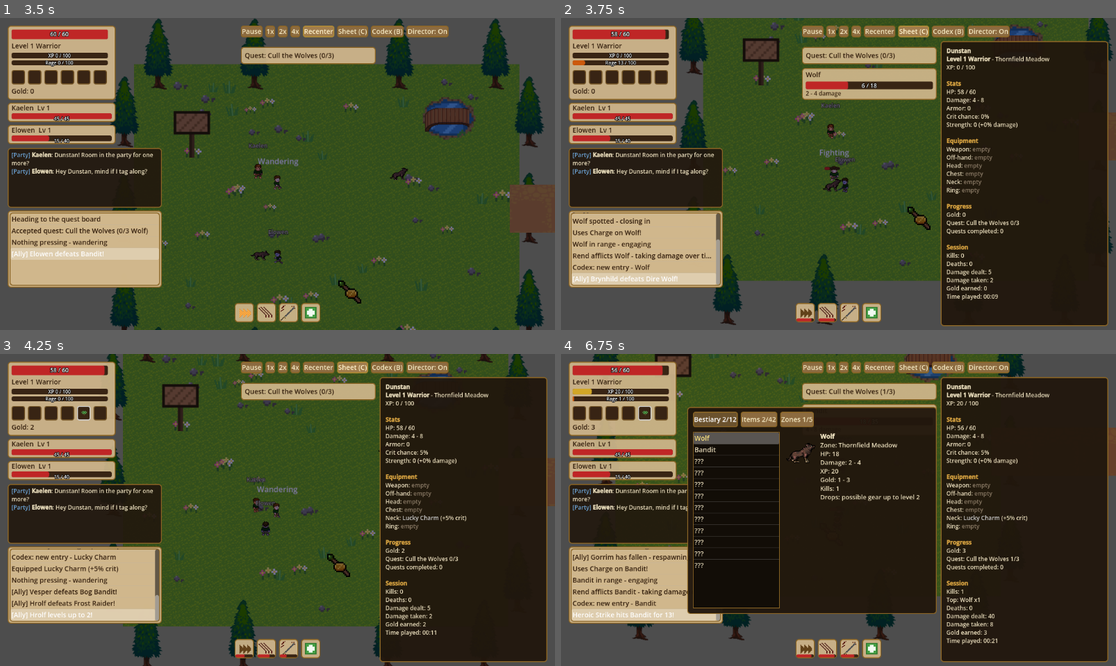
Above: before the commit, frames 1-4 (two rows, left to right).
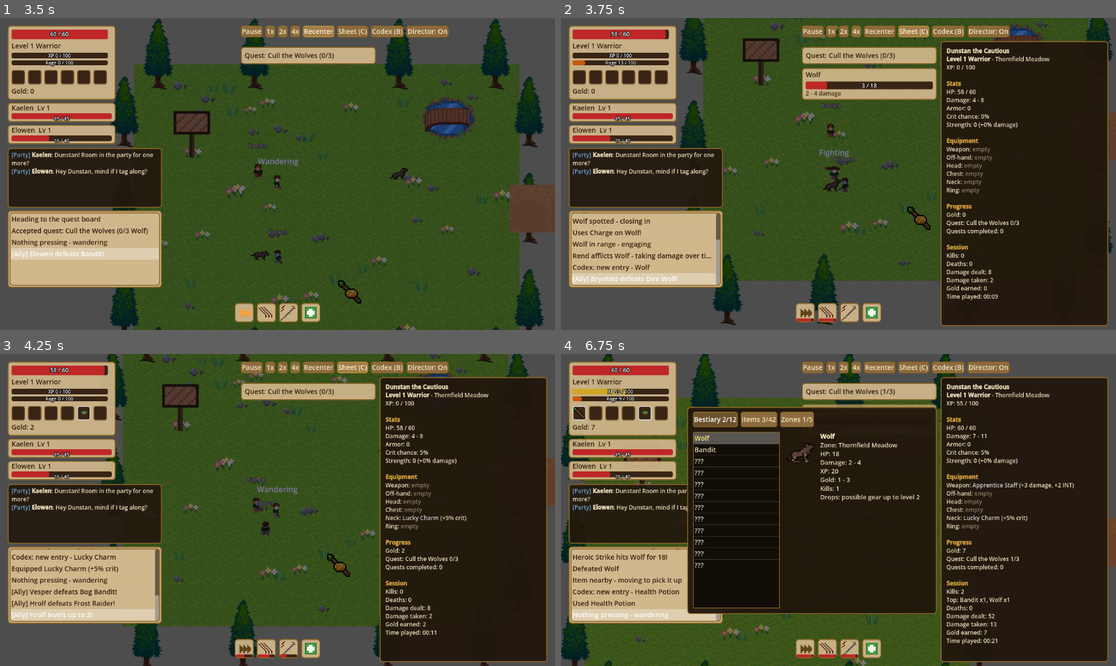
Above: after the commit, the same moments.

Repository: HexaLoid/ai-world-spectator
Game: Godot game, scene res://scenes/Main.tscn
The game is run twice, just before and just after one commit, with the same random seed, the same clock (stepped at 60 frames per second) and the same inputs.
Inputs (mouse positions are in pixels of both pictures, inside the frame that each line leads up to):
- Up to frame 1 (3.5 s): click "1x" at 0.5 s; click "2x" at 1.25 s; click "4x" at 2 s; click "Recenter" at 2.75 s
- Up to frame 2 (3.75 s): click "Sheet (C)" at 3.5 s
- Up to frame 3 (4.25 s): no input
- Up to frame 4 (6.75 s): click "Codex (B)" at 4.25 s; click "Director: On" at 5 s; click "Director: Off" at 5.75 s; click (716, 419) at 6.5 s, where only the run before the commit has a clickable "Bestiary 1/12"

Frame 1 is identical in both runs. In frame 2, 0.2% of the frame differs, in the area x 47-81%, y 9-83%; in frame 3, less than 0.1%; in frame 4, 19%, in the area x 0-100%, y 0-100%.

Commit message:
Character traits, death recap and story signals
Co-Authored-By: Claude Sonnet 5 <noreply@anthropic.com>

Diff:
--- a/scripts/autoload/game_state.gd
+++ b/scripts/autoload/game_state.gd
@@ -68,8 +68,28 @@
 ## An enemy is dying; emitted before it is freed so effects can copy its sprite.
 signal enemy_died(enemy: Node2D)
 
-## A boss moment near the character. `kind` is "victory", "defeated" or "fled".
+## A boss moment near the character. `kind` is "engaged", "victory", "defeated" or "fled".
 signal boss_event(kind: String, boss_name: String)
+
+## An item was picked up (equipped or not). `rarity` is the LootTable rarity.
+signal item_acquired(item_name: String, rarity: String)
+
+## The character turned in a quest.
+signal quest_completed(quest_name: String)
+
+## The character died. `info` feeds RecapText.build (see Character._die).
+signal death_recap(info: Dictionary)
+
+## The journal gained an entry / the Journal button asked to toggle the panel.
+signal journal_changed()
+signal journal_toggle_requested()
+
+## The run's milestones (see Journal); filled by JournalRecorder.
+var journal := Journal.new()
+
+func record_journal(t_ms: float, kind: String, text: String) -> void:
+	journal.add(t_ms, kind, text)
+	journal_changed.emit()
 
 ## The speed the human last chose (0 = paused); slow-motion restores to this.
 var user_time_scale: float = 1.0
--- a/scripts/entities/character.gd
+++ b/scripts/entities/character.gd
@@ -44,6 +44,15 @@
 var equipment: Dictionary = {}
 var gold: int = 0
 var character_name: String = ""
+## Personality trait id (see TraitTable). Empty = rolled in _ready with `rng`;
+## the sim harness can force one.
+@export var character_trait: String = ""
+var trait_def: Dictionary = {}
+## Enemy name of the last thing that hit the character (for the death recap).
+var last_attacker_name: String = ""
+## game_time_ms when the current life began (0 at start, reset on respawn).
+var life_started_ms: float = 0.0
+var _engaged_id: int = 0
 # True once the "low HP" chat line fired; re-armed when HP climbs back above 60%.
 var low_hp_announced: bool = false
 # Session statistics (shown on the character sheet); reset only by relaunching.
@@ -109,6 +118,9 @@
 		character_class = class_ids[rng.randi_range(0, class_ids.size() - 1)]
 	class_def = AbilityTable.CLASSES.get(character_class, {})
 	character_name = NameTable.pick(rng)
+	if character_trait == "" or not TraitTable.TRAITS.has(character_trait):
+		character_trait = TraitTable.pick(rng)
+	trait_def = TraitTable.get_def(character_trait)
 	max_resource = float(class_def.get("max_resource", 0.0))
 	sprite.modulate = class_def.get("sprite_tint", Color(1.0, 1.0, 1.0, 1.0))
 	base_max_hp = max_hp
@@ -180,11 +192,13 @@
 		next_zone_id = ZoneTable.next_zone_id(current_zone_id, level)
 	var context := {
 		"hp_percent": float(hp) / float(max_hp),
+		"flee_hp": float(trait_def.get("flee_hp", AIDecision.FLEE_HP_THRESHOLD)),
+		"rest_hp": float(trait_def.get("rest_hp", AIDecision.REST_HP_THRESHOLD)),
 		"hostile_in_attack_range": false,
 		"hostile_in_aggro_range": false,
 		"hostile_name": "",
 		"item_nearby": false,
-		"ready_to_travel": travel_destination_id != "" or (game_time_ms - zone_entered_time_ms) >= ZoneTable.stay_duration_ms(current_zone_id),
+		"ready_to_travel": travel_destination_id != "" or (game_time_ms - zone_entered_time_ms) >= ZoneTable.stay_duration_ms(current_zone_id) * float(trait_def.get("stay_mult", 1.0)),
 		"next_zone_name": String(ZoneTable.ZONES[next_zone_id]["name"]),
 		"quest_giver_in_zone": quest_giver != null and _zone_id_for_position(quest_giver.global_position) == current_zone_id,
 		"quest_ready": _quest_has_something_to_do(),
@@ -196,7 +210,7 @@
 		context["hostile_name"] = nearest_hostile.enemy_name
 	if nearest_item:
 		var item_dist := global_position.distance_to(nearest_item.global_position)
-		context["item_nearby"] = item_dist <= AGGRO_RANGE
+		context["item_nearby"] = item_dist <= AGGRO_RANGE * float(trait_def.get("item_range_mult", 1.0))
 	return context
 
 func _find_nearest_in_group(group_name: String) -> Node2D:
@@ -406,6 +420,9 @@
 	if is_instance_valid(combat_hostile) and combat_hostile.has_method("is_boss") 			and bool(combat_hostile.call("is_boss")):
 		boss_foe = combat_hostile
 		_fled_announced_id = 0
+		if combat_hostile.get_instance_id() != _engaged_id:
+			_engaged_id = combat_hostile.get_instance_id()
+			GameState.emit_signal("boss_event", "engaged", String(combat_hostile.get("enemy_name")))
 	if current_state == "flee":
 		var fled_boss = current_boss()
 		if fled_boss != null and fled_boss.get_instance_id() != _fled_announced_id:
@@ -446,9 +463,11 @@
 		damage *= 2
 	return {"damage": damage, "is_crit": is_crit}
 
-func take_damage(amount: int, is_crit: bool = false) -> void:
+func take_damage(amount: int, is_crit: bool = false, attacker: Node2D = null) -> void:
 	if is_dead:
 		return
+	if attacker != null and is_instance_valid(attacker):
+		last_attacker_name = String(attacker.get("enemy_name"))
 	amount = StatCalculator.mitigate(amount, armor)
 	damage_taken_total += mini(amount, hp)
 	hp = max(0, hp - amount)
@@ -470,6 +489,15 @@
 	var foe = current_boss()
 	is_dead = true
 	deaths += 1
+	var total_kills := 0
+	for k in kills_by_name.values():
+		total_kills += int(k)
+	GameState.emit_signal("death_recap", {
+		"name": character_name, "trait_title": TraitTable.title_of(character_trait),
+		"trait_remark": String(trait_def.get("remark", "")), "level": level,
+		"zone": String(ZoneTable.ZONES[current_zone_id]["name"]), "killer": last_attacker_name,
+		"time_alive_s": (game_time_ms - life_started_ms) / 1000.0, "kills": total_kills, "gold": gold,
+	})
 	GameState.emit_signal("chat_event", "leader_died", {})
 	if foe != null:
 		GameState.emit_signal("boss_event", "defeated", String(foe.get("enemy_name")))
@@ -489,6 +517,8 @@
 	visible = true
 	set_physics_process(true)
 	is_dead = false
+	life_started_ms = game_time_ms
+	last_attacker_name = ""
 	ability_cooldowns.clear()
 	resource_amount = 0.0
 	GameState.emit_signal("character_hp_changed", hp, max_hp)
@@ -652,6 +682,8 @@
 		quest_text = "%s %d/%d" % [quest.get("name", ""), quest_progress, int(quest.get("count", 0))]
 	return {
 		"character_name": character_name,
+		"trait_id": character_trait,
+		"trait_title": TraitTable.title_of(character_trait),
 		"level": level,
 		"class_name": character_class,
 		"zone_name": String(ZoneTable.ZONES[current_zone_id]["name"]),
@@ -719,6 +751,7 @@
 		return
 	var display_name := LootTable.display_name(item_id)
 	GameState.discover("item", item_id)
+	GameState.emit_signal("item_acquired", display_name, String(item_def.get("rarity", "")))
 	if item_def.get("type", "") == "consumable":
 		var old_hp := hp
 		hp = min(max_hp, hp + int(item_def.get("heal", 0)))
@@ -815,6 +848,7 @@
 
 func _turn_in_quest(quest: Dictionary) -> void:
 	GameState.log_event("Turned in quest: %s" % quest.get("name", ""))
+	GameState.emit_signal("quest_completed", String(quest.get("name", "")))
 	gain_xp(int(quest.get("xp_reward", 0)))
 	var item_reward: String = quest.get("item_reward", "")
 	if item_reward != "":
--- a/scripts/entities/enemy.gd
+++ b/scripts/entities/enemy.gd
@@ -176,7 +176,10 @@
 		return
 	last_attack_time_ms = now
 	var damage := CombatSystem.roll_damage(attack_damage_min, attack_damage_max, rng)
-	target.take_damage(damage)
+	if target == GameState.character:
+		target.take_damage(damage, false, self)
+	else:
+		target.take_damage(damage)
 	attack_anim_until_ms = game_time_ms + ATTACK_ANIM_DURATION_MS
 
 func take_damage(amount: int, attacker: Node2D = null, is_crit: bool = false) -> void:
--- a/tests/sim/sim_run.gd
+++ b/tests/sim/sim_run.gd
@@ -19,6 +19,7 @@
 ##   scale=<float>        Engine.time_scale (default 1.0; with --fixed-fps
 ##                        60 every physics step is then scale/60 s long)
 ##   snap=<float>         seconds of game time between snapshots (default 30)
+##   trait=steady|cautious|reckless|greedy|explorer   forced trait (default: steady)
 ##   trace=1              also print every damage/heal number (`dmg` lines)
 ##   watch=<enemy name>   also print that enemy's positions/HP with every snap
 ##
@@ -43,6 +44,7 @@
 	Engine.max_physics_steps_per_frame = maxi(8, ceili(time_scale) * 2)
 	var main: Node = load(MAIN_SCENE).instantiate()
 	main.get_node("Character").character_class = character_class
+	main.get_node("Character").character_trait = args.get("trait", "steady")
 	var monitor: Node = SimMonitor.new()
 	# The monitor (not this bootstrap node, which the scene change frees)
 	# owns the seeding hook, and must be connected before Main enters the tree.
@@ -54,7 +56,7 @@
 	monitor.snap_interval_s = snap_s
 	monitor.trace_damage = args.get("trace", "0") == "1"
 	monitor.watch_enemy = args.get("watch", "")
-	monitor.run_info = "class=%s|seed=%d|minutes=%s|scale=%s" % [character_class, seed_base, str(minutes), str(time_scale)]
+	monitor.run_info = "class=%s|seed=%d|minutes=%s|scale=%s|trait=%s" % [character_class, seed_base, str(minutes), str(time_scale), str(args.get("trait", "steady"))]
 	main.add_child(monitor)
 	# Deferred: the tree is still busy adding this bootstrap scene.
 	get_tree().change_scene_to_node.call_deferred(main)
